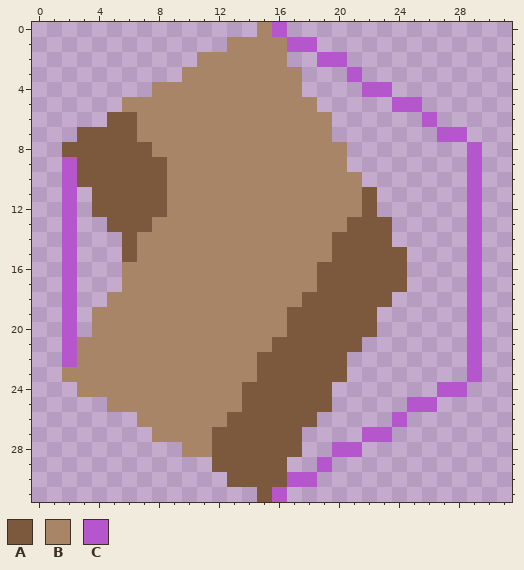
Pixel-art sprite: src/main/resources/graphics/wall3/wall3-nw-sw.png. This is how it looked before the edit.
The file is 32x32 pixels.
Palette (. is transparent): A #7c583c  B #a98568  C #b656cc
Pixels before, first column x 2:
 0 .............BC.............
 1 ...........BBBBCC...........
 2 .........BBBBBB..CC.........
 3 ........BBBBBBBB...C........
 4 ......BBBBBBBBBB....CC......
 5 ....BBBBBBBBBBBBB.....CC....
 6 ...AABBBBBBBBBBBBB......C...
 7 .AAAABBBBBBBBBBBBB.......CC.
 8 AAAAAABBBBBBBBBBBBB........C
 9 CAAAAAABBBBBBBBBBBB........C
10 CAAAAAABBBBBBBBBBBBB.......C
11 C.AAAAABBBBBBBBBBBBBA......C
12 C.AAAAABBBBBBBBBBBBBA......C
13 C..AAABBBBBBBBBBBBBAAA.....C
14 C...ABBBBBBBBBBBBBAAAA.....C
15 C...ABBBBBBBBBBBBBAAAAA....C
16 C...BBBBBBBBBBBBBAAAAAA....C
17 C...BBBBBBBBBBBBBAAAAAA....C
18 C..BBBBBBBBBBBBBAAAAAA.....C
19 C.BBBBBBBBBBBBBAAAAAA......C
20 C.BBBBBBBBBBBBBAAAAAA......C
21 CBBBBBBBBBBBBBAAAAAA.......C
22 CBBBBBBBBBBBBAAAAAA........C
23 BBBBBBBBBBBBBAAAAAA........C
24 .BBBBBBBBBBBAAAAAA.......CC.
25 ...BBBBBBBBBAAAAAA.....CC...
26 .....BBBBBBAAAAAA.....C.....
27 ......BBBBAAAAAA....CC......
28 ........BBAAAAAA..CC........
29 ..........AAAAA..C..........
30 ...........AAAACC...........
31 .............AC.............
After:
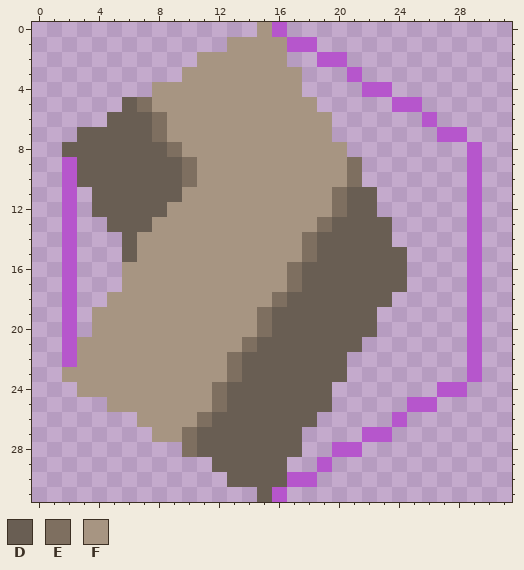
Colours new in this view: D #695e53  E #7e6f60  F #a79582
Diff:
Changed rows in their new state; - is an unchanged pixel.
first column x 2:
 0 -------------F---------
 1 -----------FFFF--------
 2 ---------FFFFFF--------
 3 --------FFFFFFFF-------
 4 ------FFFFFFFFFF-------
 5 ----DEFFFFFFFFFFF------
 6 ---DDDEFFFFFFFFFFF-----
 7 -DDDDDEFFFFFFFFFFF-----
 8 DDDDDDDEFFFFFFFFFFF----
 9 -DDDDDDDEFFFFFFFFFFE---
10 -DDDDDDDEFFFFFFFFFFE---
11 --DDDDDDFFFFFFFFFFEDD--
12 --DDDDDFFFFFFFFFFFEDD--
13 ---DDDFFFFFFFFFFFEDDDD-
14 ----DFFFFFFFFFFFEDDDDD-
15 ----DFFFFFFFFFFFEDDDDDD
16 ----FFFFFFFFFFFEDDDDDDD
17 ----FFFFFFFFFFFEDDDDDDD
18 ---FFFFFFFFFFFEDDDDDDD-
19 --FFFFFFFFFFFEDDDDDDD--
20 --FFFFFFFFFFFEDDDDDDD--
21 -FFFFFFFFFFFEDDDDDDD---
22 -FFFFFFFFFFEDDDDDDD----
23 FFFFFFFFFFFEDDDDDDD----
24 -FFFFFFFFFEDDDDDDD-----
25 ---FFFFFFFEDDDDDDD-----
26 -----FFFFEDDDDDDD------
27 ------FFEDDDDDDD-------
28 --------EDDDDDDD-------
29 ----------DDDDD--------
30 -----------DDDD--------
31 -------------D---------
Boxes around the changes in both pictures, in picture pixels (x1, y1, x2, y2):
changed: (62, 22, 407, 502)
